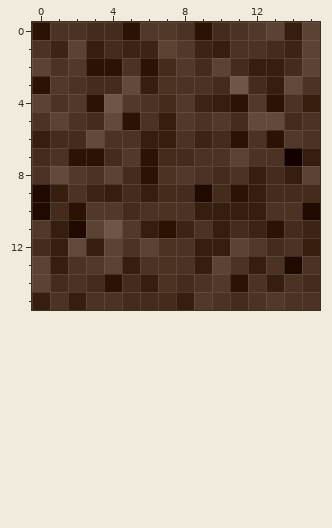
Pixel-art sprite, stored at compost/textures/compost_compost.png. The picture above is the old version.
The file is 16x16 pixels. Colours within 5 levels of each other are drawn and written as one.
And afterwards:
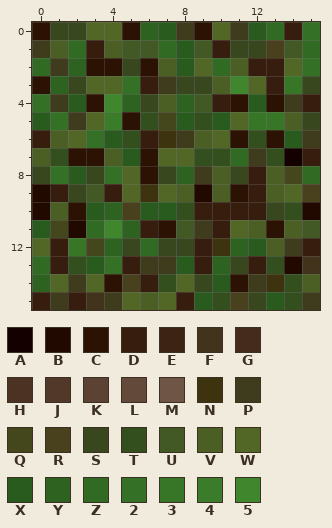
Palette (. is transparent): A #150000  B #220900  C #2b1202  D #361d0d  E #3c2313  F #42331c  G #442b1b  H #4b3222  J #513828  K #5b4232  L #624939  M #6e5545  N #3e330f  P #3f3b1d  Q #44471b  R #49401e  S #38471e  T #334f1e  U #425825  V #4b5f25  W #526725  X #2a5b1e  Y #2e6221  Z #316a23  2 #347025  3 #377627  4 #3a7c29  5 #3f862d
Edits made:
@@ x 0..15 @@
- 0 CHHGGCJJHCGHJKDK
- 1 HEKDGEEKJEDHHGEK
- 2 KHJCCHCGJGKGDDGK
- 3 CJHGGLDHHHGMGDLH
- 4 KHJCMJHGJEDCJCHD
- 5 HKHGLCHDJHJGLLGH
- 6 DGGLHHDDHEGCHCJH
- 7 GHCCGJCGGHHKHHAD
- 8 HLJHKGCHJHGHDGDK
- 9 BDHEDGDGGBGCDGGG
-10 BGCJJGHHHDDDDHHB
-11 JDBKMJDCEHDGECGE
-12 GDLDKHKHHDDKJGHD
-13 KDHJKDHHHDKHDHBH
-14 KGHGCGDHGHJCHDHG
-15 DHDHHGGGDJHGHJHH
+ 0 CSSWWCYXPCWPXZD2
+ 1 PVZDVUUZXUDSSRUZ
+ 2 ZPYCCSCVXWZVDDW2
+ 3 CYSWW2DPSSV5WD3S
+ 4 2PXC5YSVYUDCXCPD
+ 5 X2PW4CTQXTXW33VS
+ 6 DVW2XTDNPVWCTCXP
+ 7 VTCCVXCWWTTZPTAD
+ 8 S2XS2WCSYPVSDVQZ
+ 9 BDSUDWNWVBVCDVWR
+10 BVCXYRXXTDDDDSTB
+11 XQBZ5YDCUPDWVCVU
+12 WD3QYSZSSDNYXVPD
+13 ZDTX2DPPXDYSDTBF
+14 YWPWCRDTWSXCPNTV
+15 DPDFPWVWDXTRSXTP
